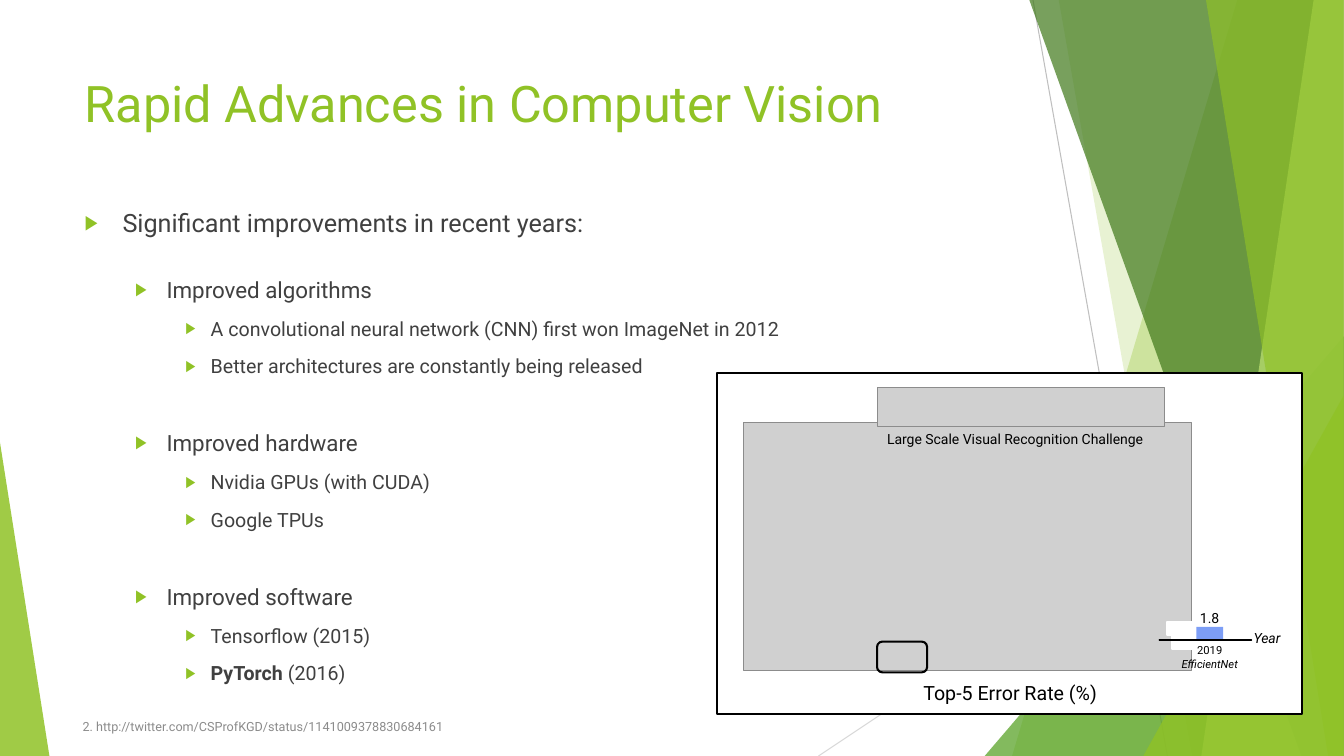
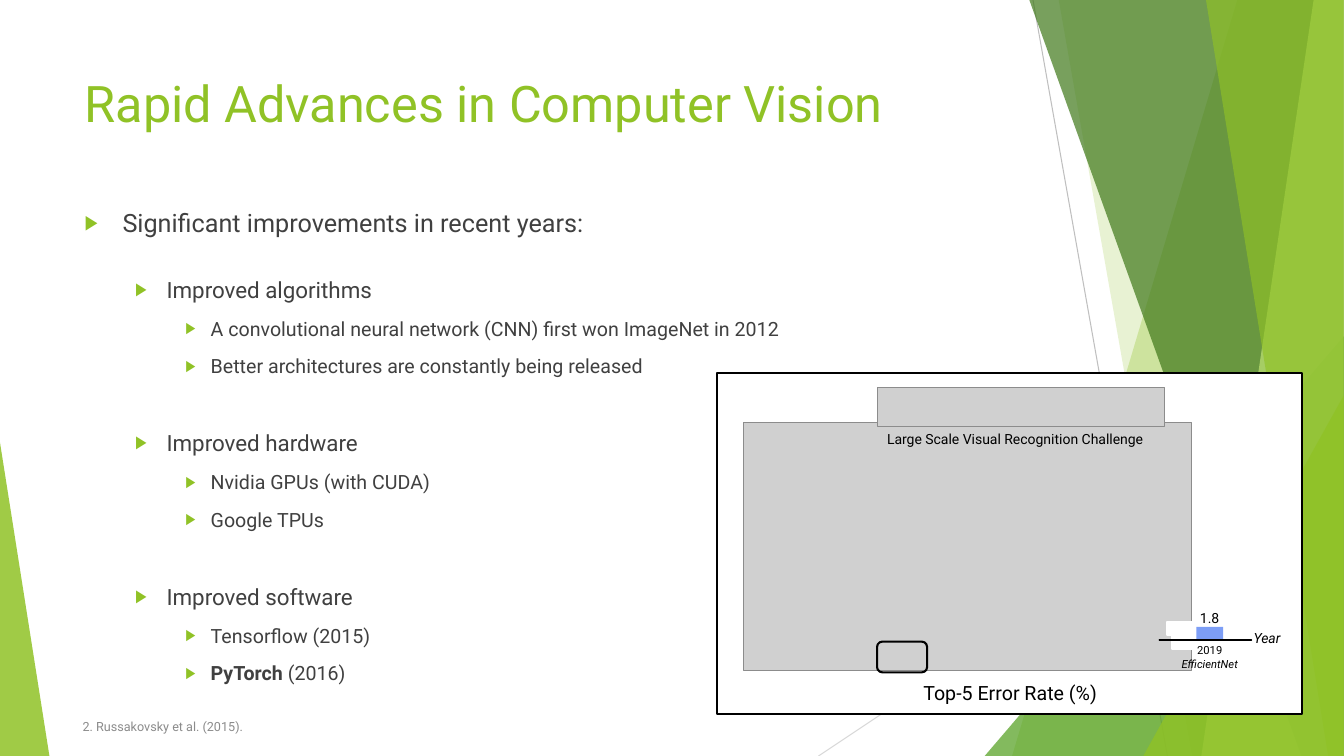
Before and after one commit to danieljbrooks/PyTorchTutorial, a slide deck: slide 4 of computer_vision.pptx. Drawn at 1344x756 pixels with LibreOffice and Linux fonts; fonts in the diff are those of the drawing; grey boxes stand for pictures. Boxes give left, top, right and bottom in pixels: in the first picture for what was removed or moved away, otherwise in the second. Text is boxed around its words. In the diff, an @@ line names an element or a change of style, - is before the commit and + after.

```diff
--- a/computer_vision.pptx
+++ b/computer_vision.pptx
@@ text at box(83, 721, 243, 734): text changed @@
-2. http://twitter.com/CSProfKGD/status/1141009378830684161
+2. Russakovsky et al. (2015).
```
Also in this commit, not shown: 3 other slides changed.
